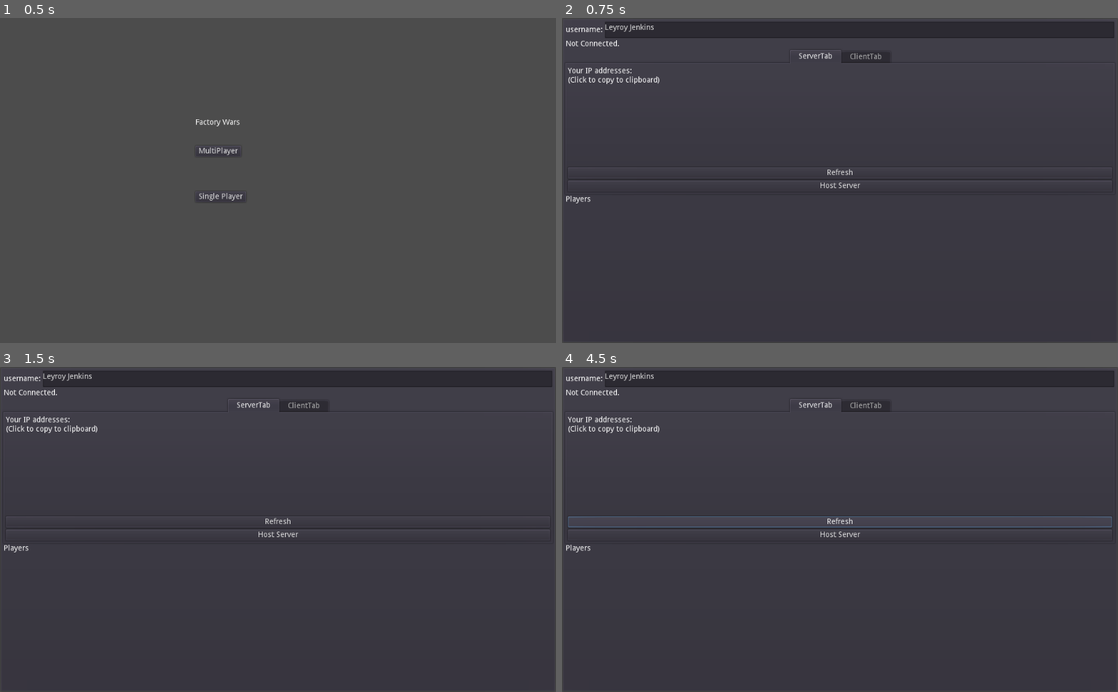
Above: before the commit, frames 1-4 (two rows, left to right).
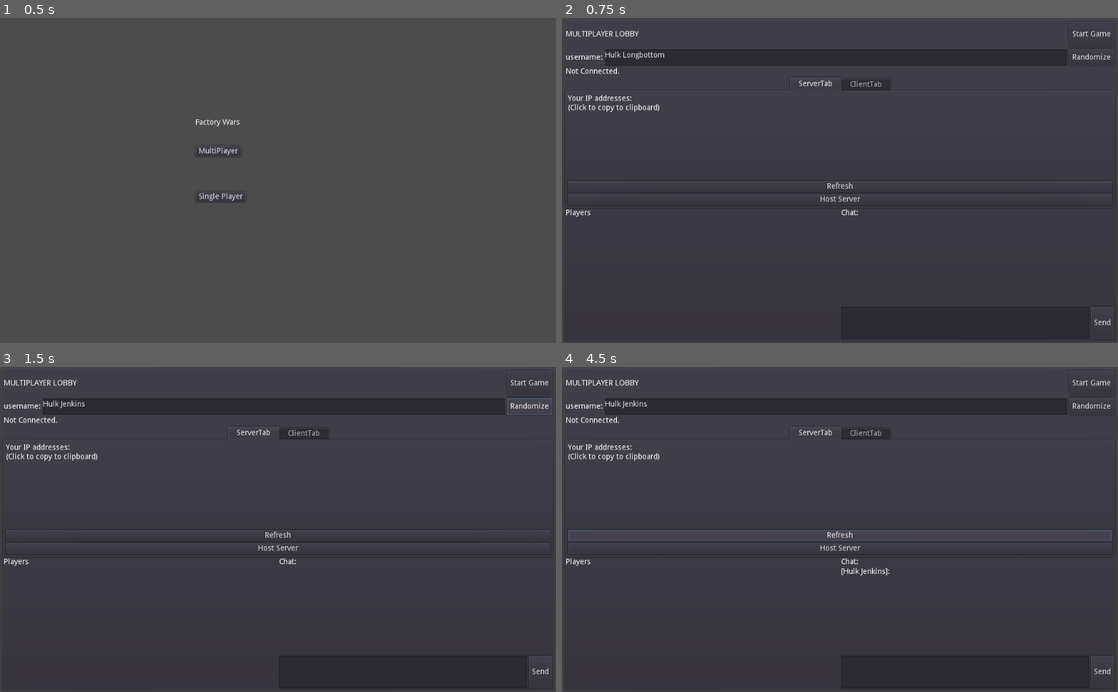
Above: after the commit, the same moments.

Repository: justgage/red-banana-factory
Game: Godot game, scene res://Objects/MainMenu.tscn
Two runs of this game, one before a commit and one after it. Both use one fixed random seed, a clock stepped at 60 frames per second and the inputs below.
Inputs (mouse positions are in pixels of both pictures, inside the frame that each line leads up to):
- Up to frame 1 (0.5 s): no input
- Up to frame 2 (0.75 s): click "MultiPlayer" at 0.5 s
- Up to frame 3 (1.5 s): click (528, 406) at 1.25 s, where only the run after the commit has a clickable "Randomize"
- Up to frame 4 (4.5 s): click (1101, 672) at 2 s, where only the run after the commit has a clickable "Send"; click (1090, 383) at 2.75 s, where only the run after the commit has a clickable "Start Game"; click (1090, 383) at 3.5 s, where only the run after the commit has a clickable "Start Game"; click "Refresh" at 4.25 s

Frame 1 is identical in both runs. In frame 2, 3.2% of the frame differs, in the area x 0-100%, y 1-99%; in frame 3, 3.3%; in frame 4, 4.4%.

Commit message:
Chat working

Diff:
--- /dev/null
+++ b/Objects/GlobalState/GlobalState.gd
@@ -0,0 +1,7 @@
+extends Node
+
+onready var player_info = {}
+onready var player_name = {}
+
+func _ready():
+	pass # Replace with function body.
--- /dev/null
+++ b/Objects/Lobby/Chat.gd
@@ -0,0 +1,30 @@
+extends VBoxContainer
+
+
+# Declare member variables here. Examples:
+# var a = 2
+# var b = "text"
+
+var message = ""
+onready var chat_items = $ChatScrollBox/ChatItems
+onready var message_box = $HBoxContainer/MessageBox
+onready var global_state = $"/root/GlobalState"
+
+# Called when the node enters the scene tree for the first time.
+func _ready():
+	pass # Replace with function body.
+
+
+remote func send_message(new_message):
+	chat_items.add_message(new_message)
+
+
+func _on_MessageBox_text_changed():
+	message = message_box.text
+
+
+func _on_SendButton_pressed():
+	var new_message = "[" + global_state.player_name + "]: " + message
+	send_message(new_message)
+	rpc("send_message", new_message)
+	message_box.text = ""
--- /dev/null
+++ b/Objects/Lobby/ChatItems.gd
@@ -0,0 +1,19 @@
+extends VBoxContainer
+
+
+# Declare member variables here. Examples:
+# var a = 2
+# var b = "text"
+
+
+# Called when the node enters the scene tree for the first time.
+func _ready():
+	pass # Replace with function body.
+
+
+func add_message(message, right = false):
+	var message_label = Label.new()
+	message_label.text = message
+	if right:
+		message_label.align = Label.ALIGN_RIGHT
+	add_child(message_label)
--- a/Objects/Lobby/Lobby.gd
+++ b/Objects/Lobby/Lobby.gd
@@ -5,18 +5,17 @@
 const SERVER_PORT = 8778
 const MAX_PLAYERS = 4
 var server_ip = "";
-var player_name = ""
+
+onready var global_state = $"/root/GlobalState";
 
 var first_names = ["Ib", "Leyroy", "Hulk", "Link", "Harrold"]
 var last_names = ["Longbottom", "Fist", "Jenkins", "Chain", "Ob"]
 
 onready var status_text = $VBox/ConnectedStatus
-onready var player_list = $"VBox/Player List/Players"
+onready var player_list = $"VBox/BottomHalf/Player List/Players"
 
-# Player info, associate ID to data
-var player_info = {}
 # Info we send to other players
-var my_info = { name = player_name }
+onready var my_info = { name = global_state.player_name }
 
 # Called when the node enters the scene tree for the first time.
 func _ready():
@@ -25,13 +24,14 @@
 	print_debug(get_tree().connect("connected_to_server", self, "_connected_ok"))
 	print_debug(get_tree().connect("connection_failed", self, "_connected_fail"))
 	print_debug(get_tree().connect("server_disconnected", self, "_server_disconnected"))
+	randomize_name()
 
 func _player_connected(id):
 	# Called on both clients and server when a peer connects. Send my info to it.
 	rpc_id(id, "register_player", my_info)
 
 func _player_disconnected(id):
-	player_info.erase(id) # Erase player from info.
+	global_state.get_player_info.erase(id) # Erase player from info.
 
 func _connected_ok():
 	status_text.text = "Connected to Server"
@@ -45,15 +45,15 @@
 remote func register_player(info):
 	var id = get_tree().get_rpc_sender_id()
 	print("player registered")
-	player_info[id] = info
+	global_state.player_info[id] = info
 	refresh_player_list()
 
 func refresh_player_list():
 	for player_label in player_list.get_children():
 		player_label.queue_free()
-	for i in player_info:
+	for i in global_state.player_info:
 		var player_label = Label.new()
-		player_label.text = player_info[i].name;
+		player_label.text = global_state.player_info[i].name;
 		player_list.add_child(player_label)
 
 func start_server():
@@ -66,28 +66,34 @@
 func start_client():
 	print("creating client")
 	var peer = NetworkedMultiplayerENet.new()
-	var error = peer.create_client(server_ip, SERVER_PORT) > 0
+	peer.create_client(server_ip, SERVER_PORT)
 	get_tree().set_network_peer(peer)
 	status_text.text = "Connecting to Server..."
 
 
 func randomize_name():
-	var first_name = randi() % 10
-	var last_name = randi() % 10
-	set_name(first_name + " " + last_name)
+	randomize()
+	var first_name = first_names[randi() % 4]
+	var last_name = last_names[randi() % 4]
+	var new_name = first_name + " " + last_name
+	print_debug("Picking out a random name")
+	print(first_name)
+	print(last_name)
+	print(new_name)
+	set_name(new_name)
 
 func set_name(name):
-	player_name = name
+	global_state.player_name = name
 	$VBox/NameHbox/NameEdit.text = name
-	my_info = { name = player_name }
+	my_info = { name = global_state.player_name }
 
 func _on_ConnectButton_pressed():
 	start_client()
 
 
 func _on_NameEdit_text_changed():
-	player_name = $VBox/NameHbox/NameEdit.text
-	my_info = { name = player_name }
+	global_state.player_name = $VBox/NameHbox/NameEdit.text
+	my_info = { name = global_state.player_name }
 
 
 func _on_HostServer_pressed():
@@ -96,7 +102,7 @@
 
 func _on_Timer_timeout():
 	print_debug(get_tree().get_network_peer())
-	print_debug(player_info)
+	print_debug(global_state.player_info)
 	print_debug(server_ip)
 
 
--- a/Objects/Lobby/Lobby.tscn
+++ b/Objects/Lobby/Lobby.tscn
@@ -1,7 +1,9 @@
-[gd_scene load_steps=3 format=2]
+[gd_scene load_steps=5 format=2]
 
 [ext_resource path="res://Objects/Lobby/ServerManager.gd" type="Script" id=1]
 [ext_resource path="res://Objects/Lobby/Lobby.gd" type="Script" id=2]
+[ext_resource path="res://Objects/Lobby/ChatItems.gd" type="Script" id=3]
+[ext_resource path="res://Objects/Lobby/Chat.gd" type="Script" id=4]
 
 [node name="Window" type="PanelContainer"]
 anchor_right = 1.0
@@ -26,9 +28,29 @@
 "_edit_use_anchors_": false
 }
 
+[node name="TitleH" type="HBoxContainer" parent="LobbyUI/VBox"]
+margin_right = 1010.0
+margin_bottom = 47.0
+size_flags_vertical = 3
+size_flags_stretch_ratio = 0.2
+
+[node name="PageTitle" type="Label" parent="LobbyUI/VBox/TitleH"]
+margin_top = 16.0
+margin_right = 923.0
+margin_bottom = 30.0
+size_flags_horizontal = 3
+text = "MULTIPLAYER LOBBY"
+
+[node name="Button" type="Button" parent="LobbyUI/VBox/TitleH"]
+margin_left = 927.0
+margin_right = 1010.0
+margin_bottom = 47.0
+text = "Start Game"
+
 [node name="NameHbox" type="HBoxContainer" parent="LobbyUI/VBox"]
-margin_right = 1010.0
-margin_bottom = 30.0
+margin_top = 51.0
+margin_right = 1010.0
+margin_bottom = 81.0
 rect_min_size = Vector2( 0, 30 )
 
 [node name="Label" type="Label" parent="LobbyUI/VBox/NameHbox"]
@@ -39,24 +61,30 @@
 
 [node name="NameEdit" type="TextEdit" parent="LobbyUI/VBox/NameHbox"]
 margin_left = 72.0
-margin_right = 1010.0
+margin_right = 923.0
 margin_bottom = 30.0
 size_flags_horizontal = 3
 text = "Leyroy Jenkins"
 
+[node name="RandomizeButton" type="Button" parent="LobbyUI/VBox/NameHbox"]
+margin_left = 927.0
+margin_right = 1010.0
+margin_bottom = 30.0
+text = "Randomize"
+
 [node name="ConnectedStatus" type="Label" parent="LobbyUI/VBox"]
-margin_top = 34.0
-margin_right = 1010.0
-margin_bottom = 48.0
+margin_top = 85.0
+margin_right = 1010.0
+margin_bottom = 99.0
 text = "Not Connected."
 __meta__ = {
 "_edit_use_anchors_": false
 }
 
 [node name="TabContainer" type="TabContainer" parent="LobbyUI/VBox"]
-margin_top = 52.0
-margin_right = 1010.0
-margin_bottom = 317.0
+margin_top = 103.0
+margin_right = 1010.0
+margin_bottom = 342.0
 size_flags_horizontal = 3
 size_flags_vertical = 3
 __meta__ = {
@@ -80,7 +108,7 @@
 
 [node name="Left" type="VBoxContainer" parent="LobbyUI/VBox/TabContainer/ServerTab/Hbox"]
 margin_right = 1002.0
-margin_bottom = 229.0
+margin_bottom = 203.0
 size_flags_horizontal = 3
 size_flags_vertical = 3
 script = ExtResource( 1 )
@@ -100,29 +128,29 @@
 [node name="ScrollContainer" type="ScrollContainer" parent="LobbyUI/VBox/TabContainer/ServerTab/Hbox/Left"]
 margin_top = 35.0
 margin_right = 1002.0
-margin_bottom = 181.0
+margin_bottom = 155.0
 size_flags_vertical = 3
 
 [node name="AddressesContainer" type="VBoxContainer" parent="LobbyUI/VBox/TabContainer/ServerTab/Hbox/Left/ScrollContainer"]
-margin_bottom = 146.0
+margin_bottom = 120.0
 size_flags_vertical = 3
 __meta__ = {
 "_edit_use_anchors_": false
 }
 
 [node name="Refresh" type="Button" parent="LobbyUI/VBox/TabContainer/ServerTab/Hbox/Left"]
-margin_top = 185.0
-margin_right = 1002.0
-margin_bottom = 205.0
+margin_top = 159.0
+margin_right = 1002.0
+margin_bottom = 179.0
 text = "Refresh"
 __meta__ = {
 "_edit_use_anchors_": false
 }
 
 [node name="HostServer" type="Button" parent="LobbyUI/VBox/TabContainer/ServerTab/Hbox/Left"]
-margin_top = 209.0
-margin_right = 1002.0
-margin_bottom = 229.0
+margin_top = 183.0
+margin_right = 1002.0
+margin_bottom = 203.0
 text = "Host Server"
 
 [node name="ClientTab" type="Tabs" parent="LobbyUI/VBox/TabContainer"]
@@ -177,32 +205,85 @@
 "_edit_use_anchors_": false
 }
 
-[node name="Player List" type="VBoxContainer" parent="LobbyUI/VBox"]
-margin_top = 321.0
+[node name="BottomHalf" type="HBoxContainer" parent="LobbyUI/VBox"]
+margin_top = 346.0
 margin_right = 1010.0
 margin_bottom = 586.0
 size_flags_horizontal = 3
 size_flags_vertical = 3
 
-[node name="Players Title" type="Label" parent="LobbyUI/VBox/Player List"]
-margin_right = 1010.0
-margin_bottom = 31.0
-text = "Players
-"
-
-[node name="Players" type="VBoxContainer" parent="LobbyUI/VBox/Player List"]
-margin_top = 35.0
-margin_right = 1010.0
-margin_bottom = 265.0
-size_flags_horizontal = 3
-size_flags_vertical = 3
+[node name="Player List" type="VBoxContainer" parent="LobbyUI/VBox/BottomHalf"]
+margin_right = 503.0
+margin_bottom = 240.0
+size_flags_horizontal = 3
+size_flags_vertical = 3
+
+[node name="Players Title" type="Label" parent="LobbyUI/VBox/BottomHalf/Player List"]
+margin_right = 503.0
+margin_bottom = 14.0
+text = "Players"
+
+[node name="Players" type="VBoxContainer" parent="LobbyUI/VBox/BottomHalf/Player List"]
+margin_top = 18.0
+margin_right = 503.0
+margin_bottom = 240.0
+size_flags_horizontal = 3
+size_flags_vertical = 3
+
+[node name="Chat" type="VBoxContainer" parent="LobbyUI/VBox/BottomHalf"]
+margin_left = 507.0
+margin_right = 1010.0
+margin_bottom = 240.0
+size_flags_horizontal = 3
+size_flags_vertical = 3
+script = ExtResource( 4 )
+
+[node name="ChatTitle" type="Label" parent="LobbyUI/VBox/BottomHalf/Chat"]
+margin_right = 503.0
+margin_bottom = 14.0
+text = "Chat:"
+
+[node name="ChatScrollBox" type="ScrollContainer" parent="LobbyUI/VBox/BottomHalf/Chat"]
+margin_top = 18.0
+margin_right = 503.0
+margin_bottom = 176.0
+size_flags_horizontal = 3
+size_flags_vertical = 3
+
+[node name="ChatItems" type="VBoxContainer" parent="LobbyUI/VBox/BottomHalf/Chat/ChatScrollBox"]
+script = ExtResource( 3 )
+__meta__ = {
+"_editor_description_": ""
+}
+
+[node name="HBoxContainer" type="HBoxContainer" parent="LobbyUI/VBox/BottomHalf/Chat"]
+margin_top = 180.0
+margin_right = 503.0
+margin_bottom = 240.0
+size_flags_horizontal = 3
+
+[node name="MessageBox" type="TextEdit" parent="LobbyUI/VBox/BottomHalf/Chat/HBoxContainer"]
+margin_right = 456.0
+margin_bottom = 60.0
+rect_min_size = Vector2( 0, 60 )
+size_flags_horizontal = 3
+wrap_enabled = true
+
+[node name="SendButton" type="Button" parent="LobbyUI/VBox/BottomHalf/Chat/HBoxContainer"]
+margin_left = 460.0
+margin_right = 503.0
+margin_bottom = 60.0
+text = "Send"
 
 [node name="Timer" type="Timer" parent="LobbyUI"]
 wait_time = 5.0
 autostart = true
 [connection signal="text_changed" from="LobbyUI/VBox/NameHbox/NameEdit" to="LobbyUI" method="_on_NameEdit_text_changed"]
+[connection signal="pressed" from="LobbyUI/VBox/NameHbox/RandomizeButton" to="LobbyUI" method="randomize_name"]
 [connection signal="pressed" from="LobbyUI/VBox/TabContainer/ServerTab/Hbox/Left/Refresh" to="LobbyUI/VBox/TabContainer/ServerTab/Hbox/Left/IpAddressLabel" method="refresh_ips"]
 [connection signal="pressed" from="LobbyUI/VBox/TabContainer/ServerTab/Hbox/Left/HostServer" to="LobbyUI" method="_on_HostServer_pressed"]
 [connection signal="text_changed" from="LobbyUI/VBox/TabContainer/ClientTab/Vbox/Hbox/ServerIPInput" to="LobbyUI" method="_on_ServerIPInput_text_changed"]
 [connection signal="pressed" from="LobbyUI/VBox/TabContainer/ClientTab/Vbox/Hbox/ConnectButton" to="LobbyUI" method="_on_ConnectButton_pressed"]
+[connection signal="text_changed" from="LobbyUI/VBox/BottomHalf/Chat/HBoxContainer/MessageBox" to="LobbyUI/VBox/BottomHalf/Chat" method="_on_MessageBox_text_changed"]
+[connection signal="pressed" from="LobbyUI/VBox/BottomHalf/Chat/HBoxContainer/SendButton" to="LobbyUI/VBox/BottomHalf/Chat" method="_on_SendButton_pressed"]
 [connection signal="timeout" from="LobbyUI/Timer" to="LobbyUI" method="_on_Timer_timeout"]
--- a/project.godot
+++ b/project.godot
@@ -18,6 +18,10 @@
 config/name="factorio-clone"
 run/main_scene="res://Objects/MainMenu.tscn"
 config/icon="res://Objects/ConveyerBelt/icon.png"
+
+[autoload]
+
+GlobalState="*res://Objects/GlobalState/GlobalState.gd"
 
 [input]
 
